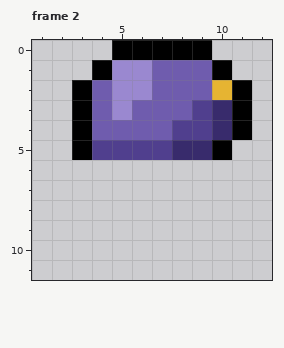
Two states of a pixel-art file, resources/gfx/gear/helmets/arcane/ArcaneHood-UpRight.aseprite. The first picture shows the starting point.
16x16 pixels, 4 frames. Shown: frame 2: x 1..12, y 0..11. The commit also changed other frames, which this record leaves out.
New version:
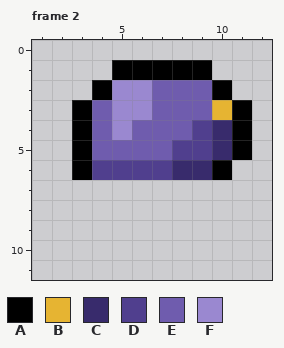
Palette (. is transparent): A #000000  B #e6b432  C #382b6c  D #503f8e  E #6f5cae  F #9a88d0
The exact change:
--- frame 2, layer "Helmet"
@@ x 1..12 @@
- 0 ....AAAAA...
- 1 ...AFFEEEA..
- 2 ..AEFFEEEBA.
- 3 ..AEFEEEDCA.
- 4 ..AEEEEDDCA.
- 5 ..ADDDDCCA..
- 6 ............
+ 0 ............
+ 1 ....AAAAA...
+ 2 ...AFFEEEA..
+ 3 ..AEFFEEEBA.
+ 4 ..AEFEEEDCA.
+ 5 ..AEEEEDDCA.
+ 6 ..ADDDDCCA..
  7 ............
